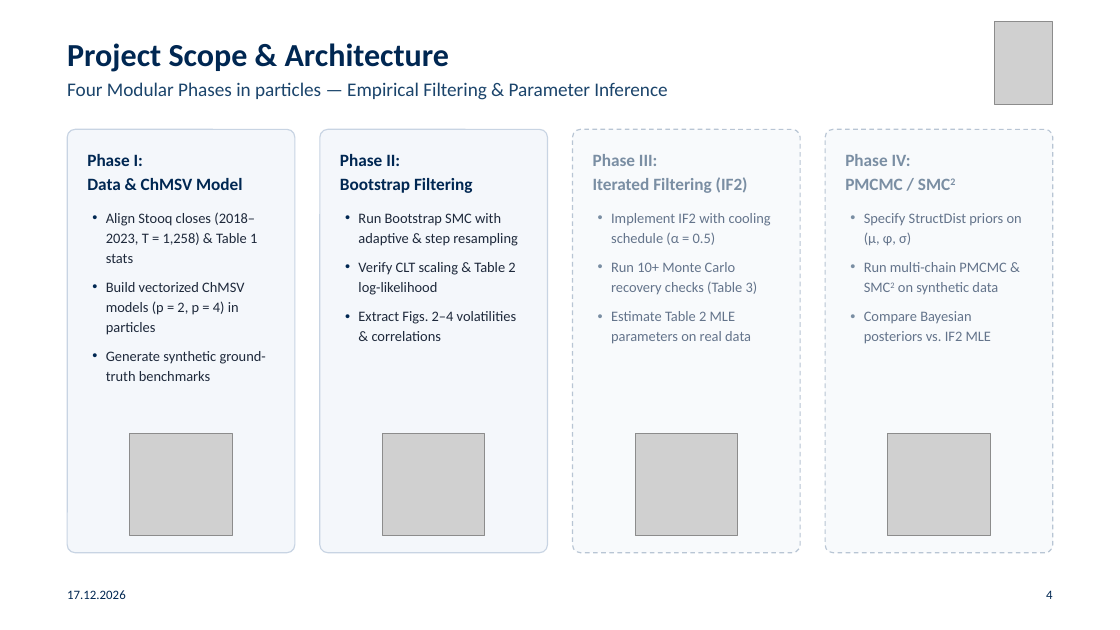
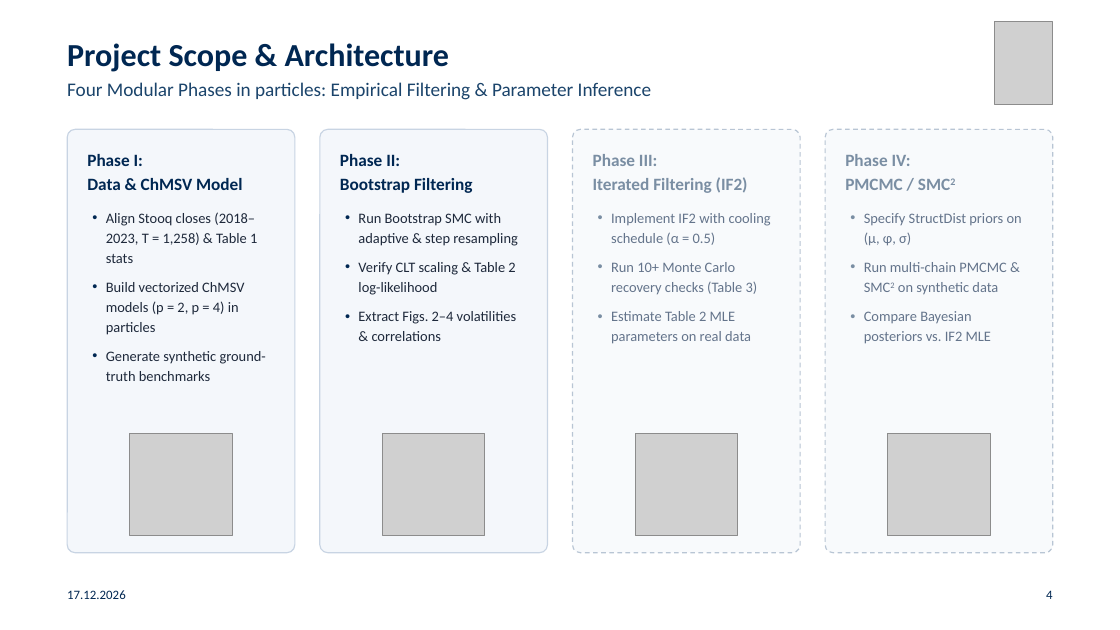
Before and after one commit to gabegagster/smc-stochastic-volatility, a slide deck: slide 4 of presentation/smc_chmsv_ensae_presentation.pptx. Drawn at 1120x630 pixels with LibreOffice and Linux fonts; fonts in the diff are those of the drawing; grey boxes stand for pictures. Boxes give left, top, right and bottom in pixels: in the first picture for what was removed or moved away, otherwise in the second. Text is boxed around its words. In the diff, an @@ line names an element or a change of style, - is before the commit and + after.

```diff
--- a/presentation/smc_chmsv_ensae_presentation.pptx
+++ b/presentation/smc_chmsv_ensae_presentation.pptx
@@ text at box(67, 82, 651, 100): text changed @@
-Four Modular Phases in particles — Empirical Filtering & Parameter Inference
+Four Modular Phases in particles: Empirical Filtering & Parameter Inference
```
Also in this commit, not shown: 12 other slides changed, 11 other files.
